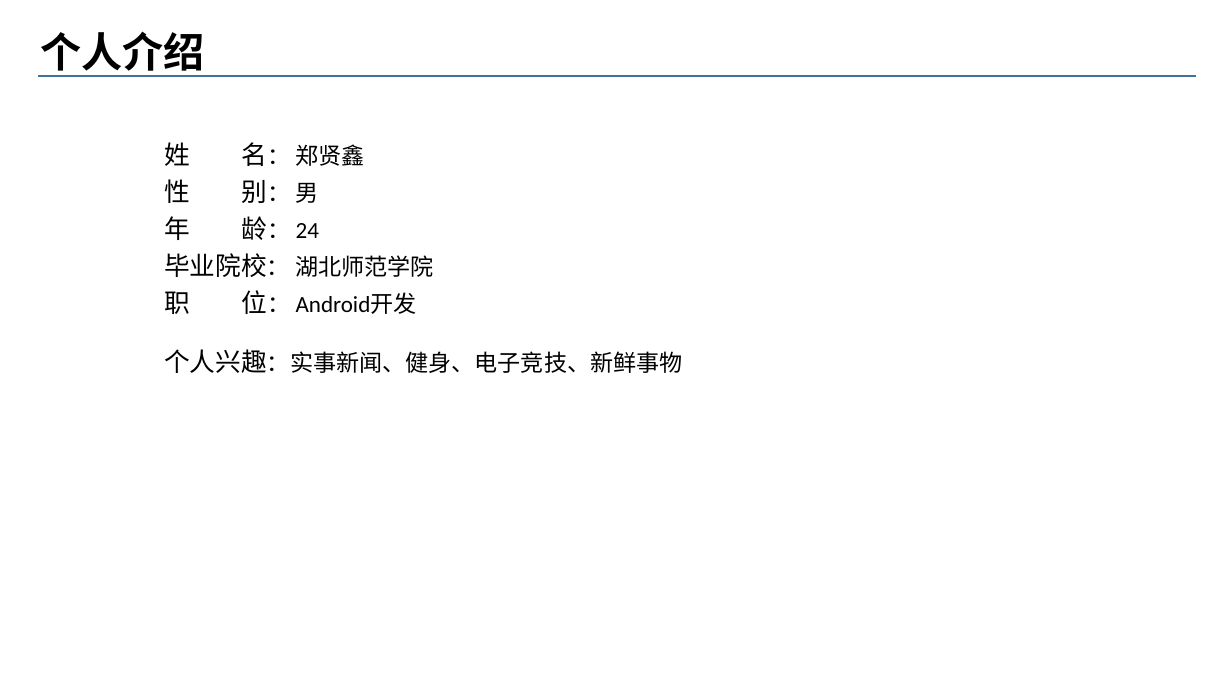
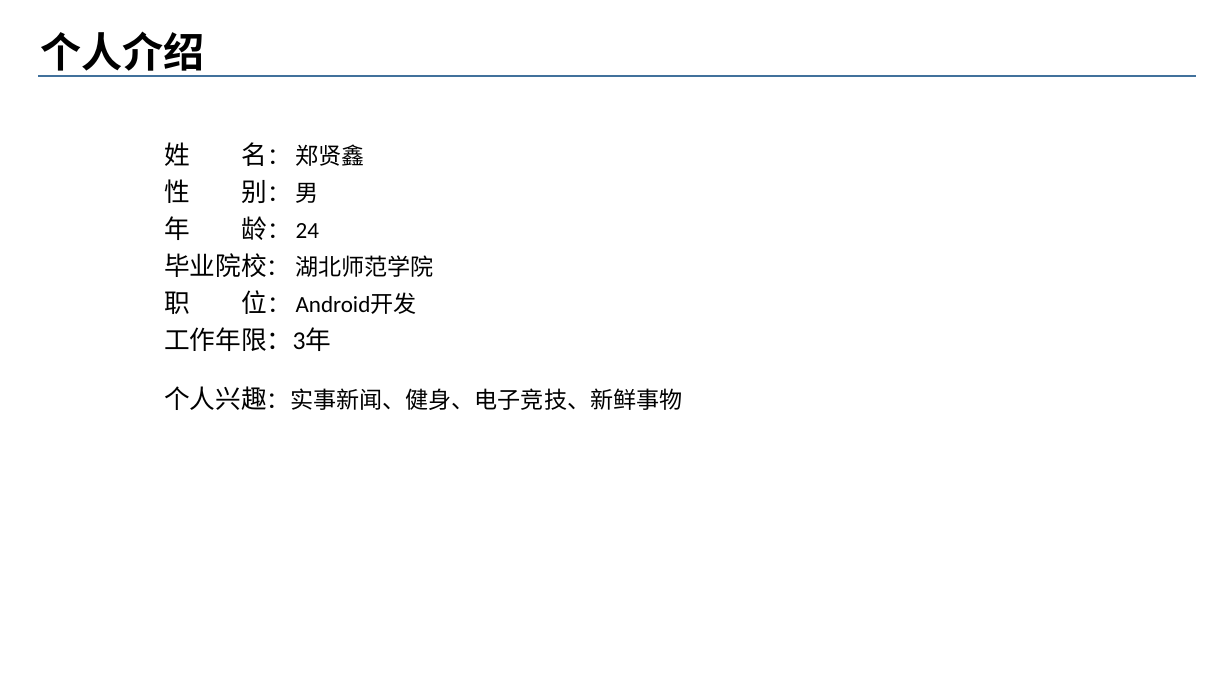
Before and after one commit to strivellj/ttt, a slide deck: slide 3 of 转正答辩/新员工转正答辩-名字.ppt. Drawn at 1232x693 pixels with LibreOffice and Linux fonts; fonts in the diff are those of the drawing; background and template pictures are left out. Boxes give left, top, right and bottom in pixels: in the first picture for what was removed or moved away, otherwise in the second. Text is boxed around its words. In the diff, an @@ line names an element or a change of style, - is before the commit and + after.

```diff
--- a/转正答辩/新员工转正答辩-名字.ppt
+++ b/转正答辩/新员工转正答辩-名字.ppt
@@ text at [164,327,331,351]: paragraph added @@
+工作年限：3年
```
Also in this commit, not shown: 5 other slides changed, 3 slides added, 19 other files.
